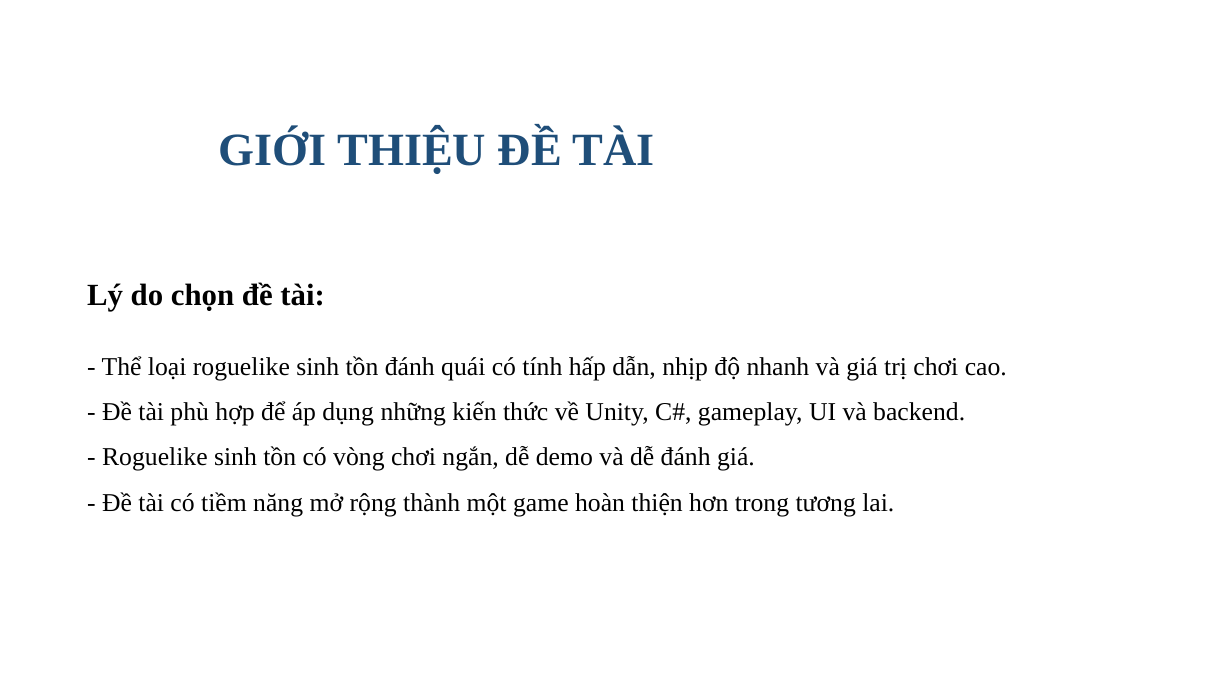
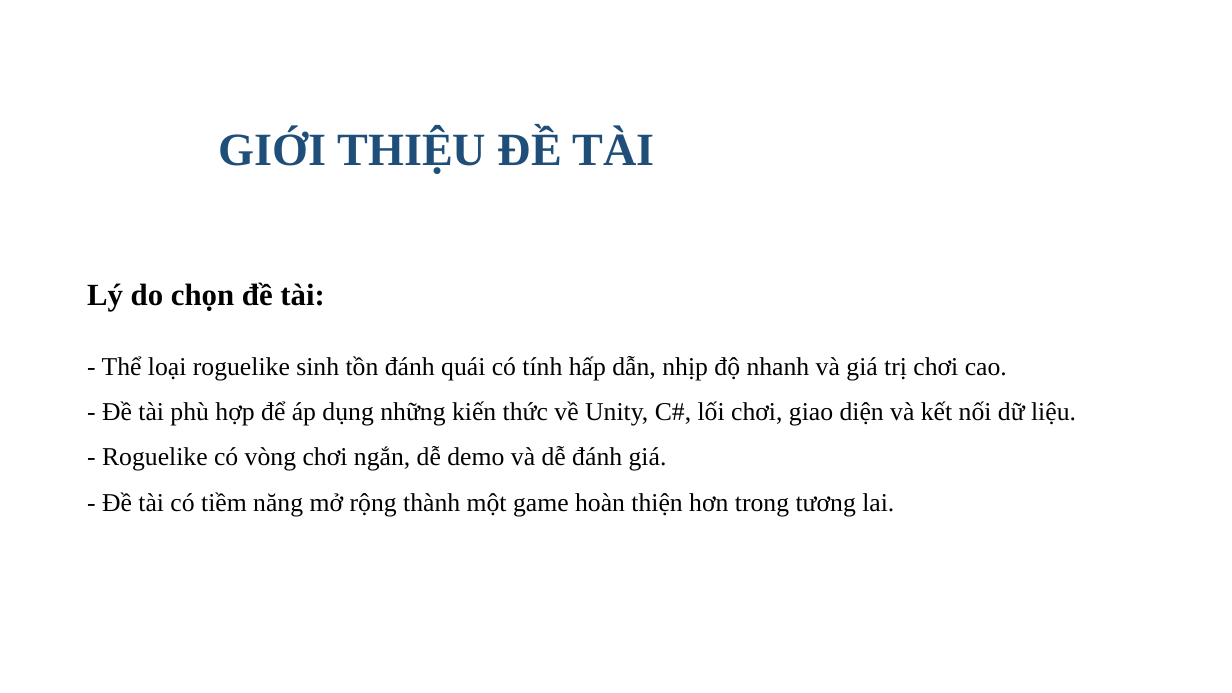
Before and after one commit to yuiai03/Roguelike_Project, a slide deck: slide 3 of output/ppt/ThaiVanHao-2121051075-DATHKT-fixed.pptx. Drawn at 1232x693 pixels with LibreOffice and Linux fonts; fonts in the diff are those of the drawing; background and template pictures are left out. Boxes give left, top, right and bottom in pixels: in the first picture for what was removed or moved away, otherwise in the second. Text is boxed around its words. In the diff, an @@ line names an element or a change of style, - is before the commit and + after.

```diff
--- a/output/ppt/ThaiVanHao-2121051075-DATHKT-fixed.pptx
+++ b/output/ppt/ThaiVanHao-2121051075-DATHKT-fixed.pptx
@@ text at box(102, 401, 1076, 471): text changed @@
-- Đề tài phù hợp để áp dụng những kiến thức về Unity, C#, gameplay, UI và backend.
-- Roguelike sinh tồn có vòng chơi ngắn, dễ demo và dễ đánh giá.
+- Đề tài phù hợp để áp dụng những kiến thức về Unity, C#, lối chơi, giao diện và kết nối dữ liệu.
+- Roguelike có vòng chơi ngắn, dễ demo và dễ đánh giá.
```
Also in this commit, not shown: 15 other slides changed, 2 slides added, 19 other files.
